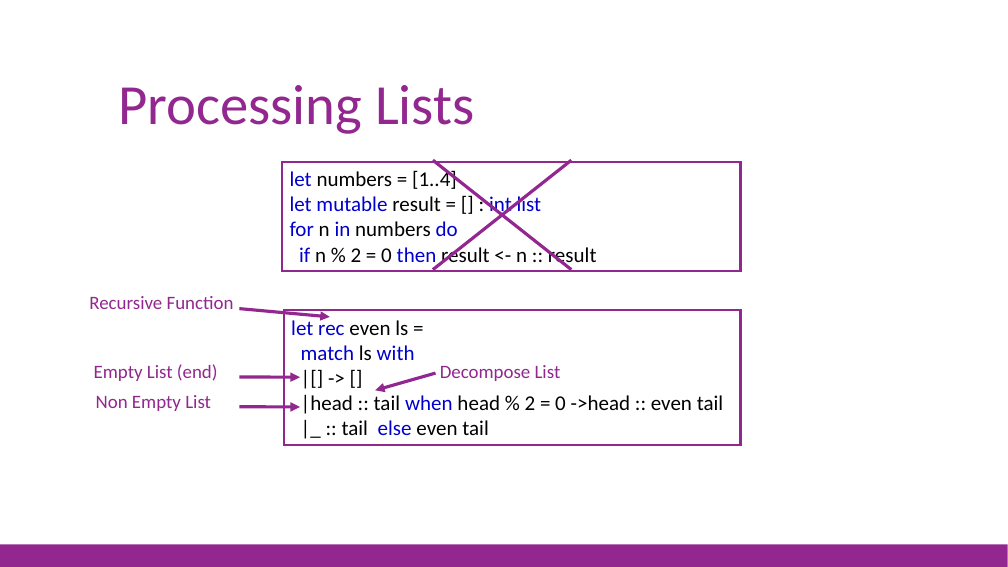
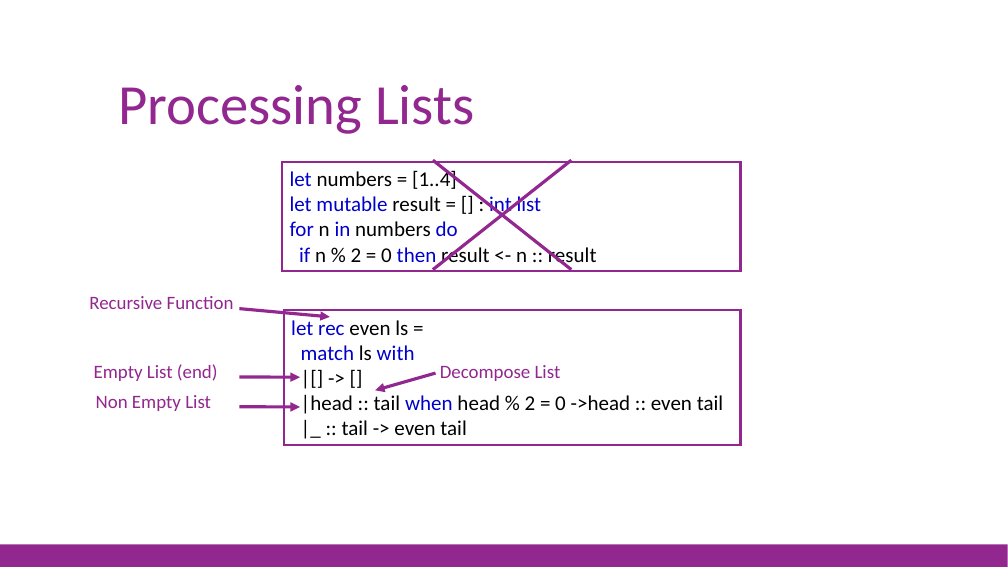
Before and after one commit to jorgef/fsharpworkshop, a slide deck: slide 64 of FSharpWorkshop_Slides.pptx. Drawn at 1008x567 pixels with LibreOffice and Linux fonts; fonts in the diff are those of the drawing. Boxes give left, top, right and bottom in pixels: in the first picture for what was removed or moved away, otherwise in the second. Text is boxed around its words. In the diff, an @@ line names an element or a change of style, - is before the commit and + after.

```diff
--- a/FSharpWorkshop_Slides.pptx
+++ b/FSharpWorkshop_Slides.pptx
@@ text in rectangle at [342,420,466,435]: text changed @@
-|_ :: tail else even tail
+|_ :: tail -> even tail
```
Also in this commit, not shown: 11 other slides changed, 22 other files.
